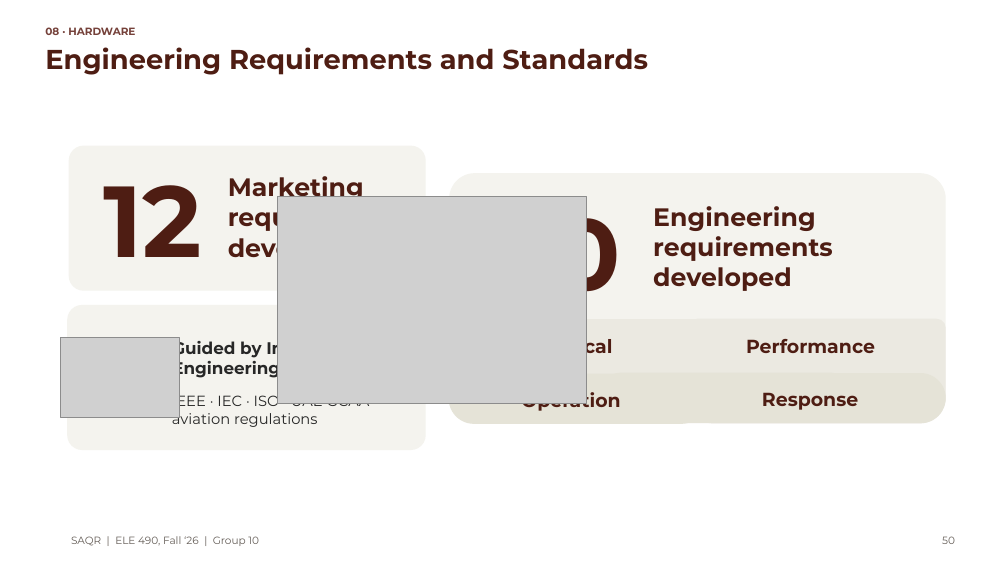
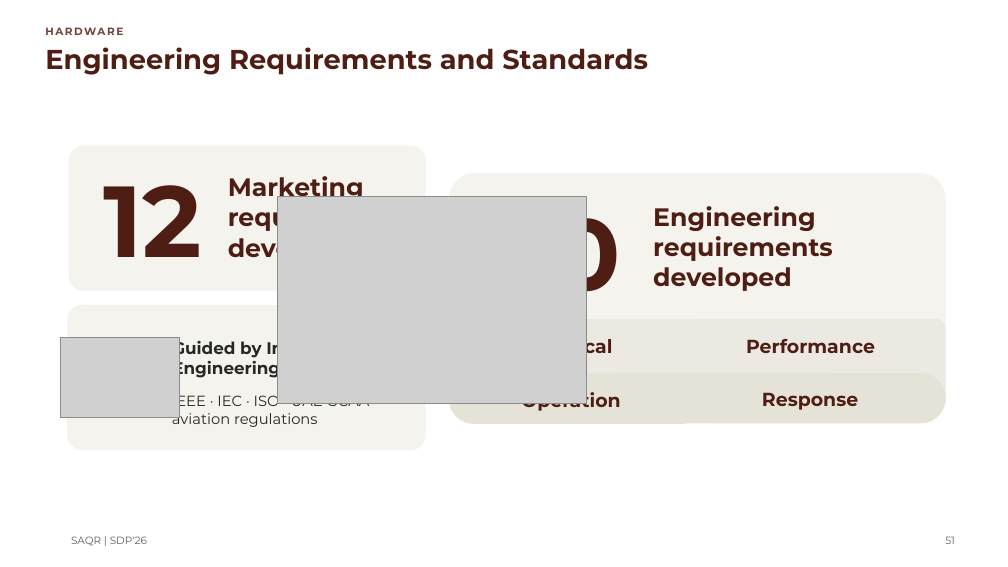
Before and after one commit to MASAR-AUS/SAQR, a slide deck: slide 51 of SAQR CMP490 Presentation.pptx (slide 50 before the commit). Drawn at 1008x567 pixels with LibreOffice and Linux fonts; fonts in the diff are those of the drawing; grey boxes stand for pictures; background and template pictures are left out. Boxes give left, top, right and bottom in pixels: in the first picture for what was removed or moved away, otherwise in the second. Text is boxed around its words. In the diff, an @@ line names an element or a change of style, - is before the commit and + after.

```diff
--- a/SAQR CMP490 Presentation.pptx
+++ b/SAQR CMP490 Presentation.pptx
@@ text at [45, 27, 135, 35]: text changed @@
-08 · HARDWARE
+HARDWARE
@@ text at [71, 536, 147, 546]: text changed @@
-SAQR | ELE 490, Fall ‘26 | Group 10
+SAQR | SDP'26
@@ page number at [945, 536, 955, 544]: text changed @@
-50
+51
```
Also in this commit, not shown: 10 other slides changed, 1 slide added.
